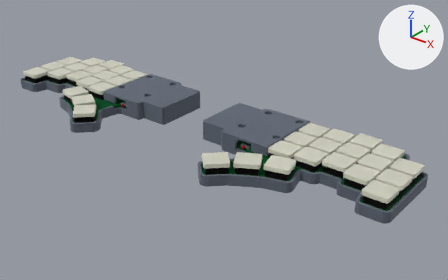
The glTF model dilemma-case/preview/assembly_closed.glb: old version first, new version second.
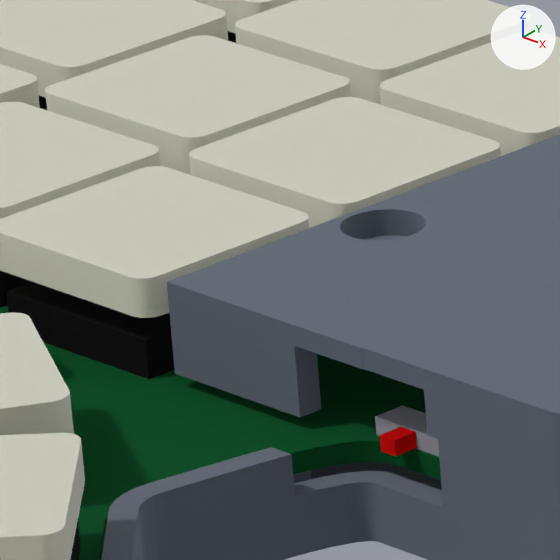
The first picture shows the older version from a 50 mm camera at (0.582, -0.4, 0.204) aimed at (0.312, -0.063, -0.005). The close-ups show the older and then the newer version on the part from 20% to 31% of the width and 24% to 41% of the height of that picture. Only the edits that show in the close-ups are written down. The lights are fixed; the arrows at upper right show +X, +Y and +Z. Where no turn or scale is listed for an object, it has been applied to the vertices. Vertices at exactly the same position are counted once.
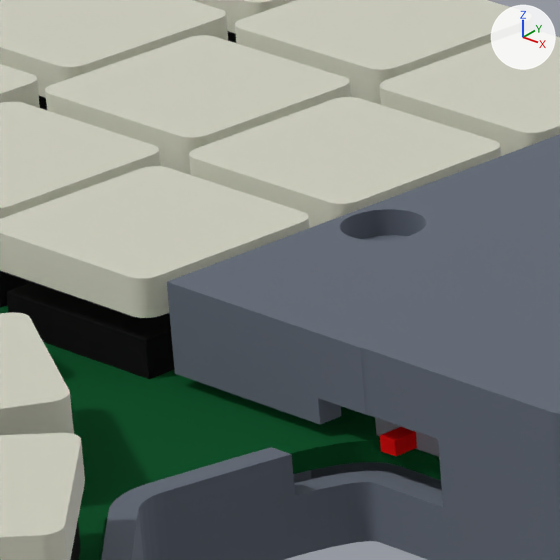
Location of each change, (x1, y1, x2, y2) in pixels of the close-ups (560 x 560 px):
part 1 of me_mesh_43, built on: before (167, 282, 549, 439); after (167, 282, 438, 439)

Edits to the bpy script that builds the scene:
```text
Change me_mesh_43:
    used by ob_mesh_43; location = (0.0, 0.0, 0.0)
    remove me_mesh_43.from_pydata(...)  # 1555 vertices, 3122 faces; spans x 0.2015..0.2644, y -0.0854..-0.0291, z 0.0066..0.0146
    add me_mesh_43.from_pydata(...)  # 1581 vertices, 3174 faces; spans x 0.2015..0.2644, y -0.0854..-0.0291, z 0.0066..0.0146
    me_mesh_43 part 1: 3 vertices moved from x 0.2146..0.2276, y -0.0854..-0.0833, z 0.0096..0.013 to x 0.2166..0.2219, y -0.0854..-0.0833, z 0.0096; 9 vertices removed from x 0.2146..0.2276, y -0.0854..-0.0833, z 0.0076..0.013; 23 vertices added at x 0.2166..0.2219, y -0.0854..-0.0833, z 0.0076..0.013
    other edits to the shape of me_mesh_43 do not show in these pictures
```
